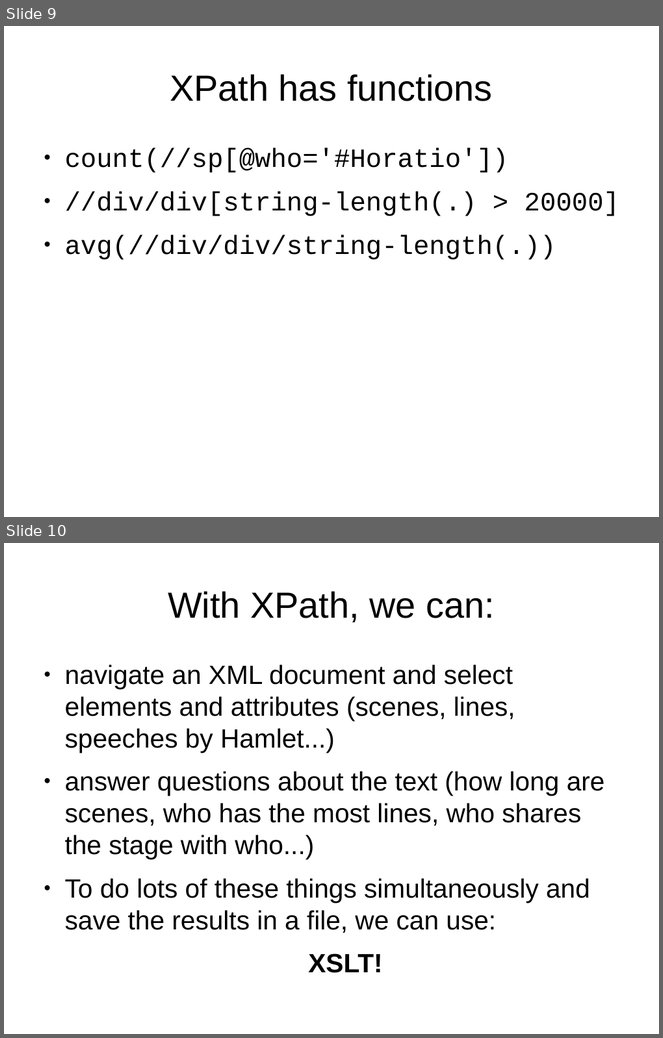
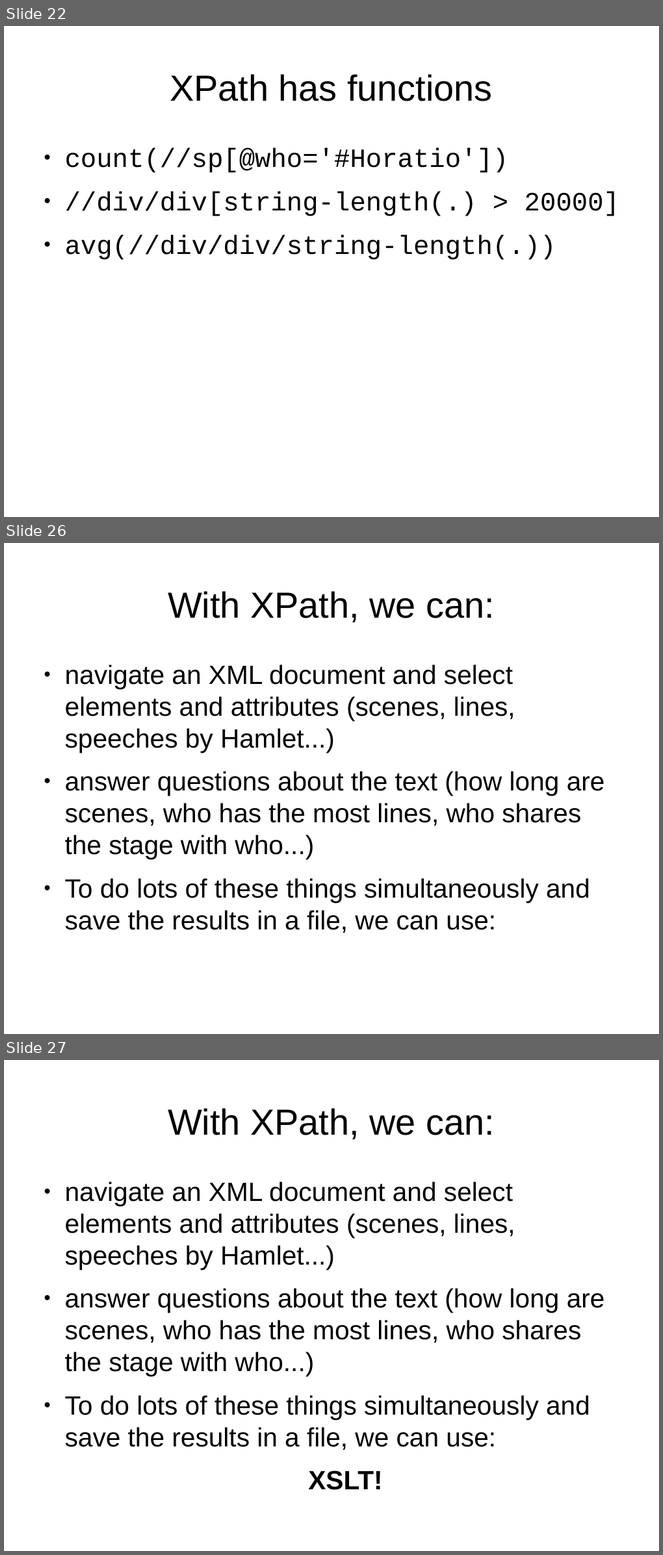
Before and after one commit to martindholmes/XSLT_workshops, a slide deck: intro/presentations/01_xpath_intro.odp. Shown one above the other, each under a label of ours: slides 9 and 10 before the commit, slides 22, 26 and 27 after it; the slides between them are not shown. The pictures are 663x1038 and 663x1555 pixels, drawn with LibreOffice and Linux fonts; fonts in the diff are those of the drawing. Boxes give left, top, right and bottom in pixels: in the first picture for what was removed or moved away, otherwise in the second. Text is boxed around its words. In the diff, an @@ line names an element or a change of style, - is before the commit and + after.

```diff
--- a/intro/presentations/01_xpath_intro.odp
+++ b/intro/presentations/01_xpath_intro.odp
@@ slide 26 added at <box>4,543,659,1034</box>, background #FFFFFF @@
@@ title added at <box>168,591,495,622</box>, 44 pt, text #000000 @@
+With XPath, we can:
@@ text added at <box>65,665,605,934</box>, 32 pt, text #000000 @@
+● navigate an XML document and select elements and attributes (scenes, lines, speeches by Hamlet...)
+● answer questions about the text (how long are scenes, who has the most lines, who shares the stage with who...)
+● To do lots of these things simultaneously and save the results in a file, we can use:
@@ what was slide 9 is now slide 22 @@
@@ what was slide 10 is now slide 27 @@
```
Also in this commit, not shown: 1 slide changed, 16 other slides added, 3 other files.
